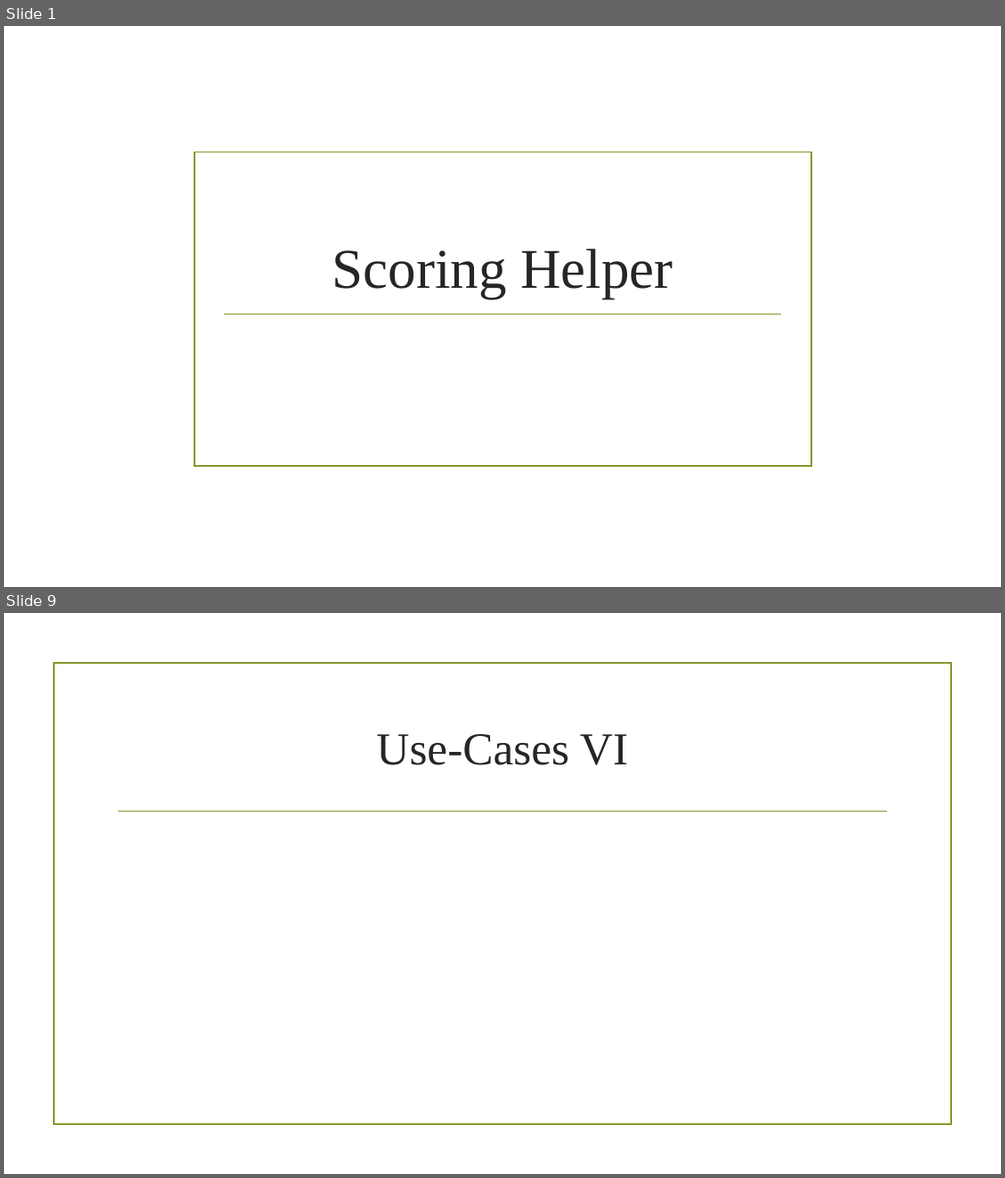
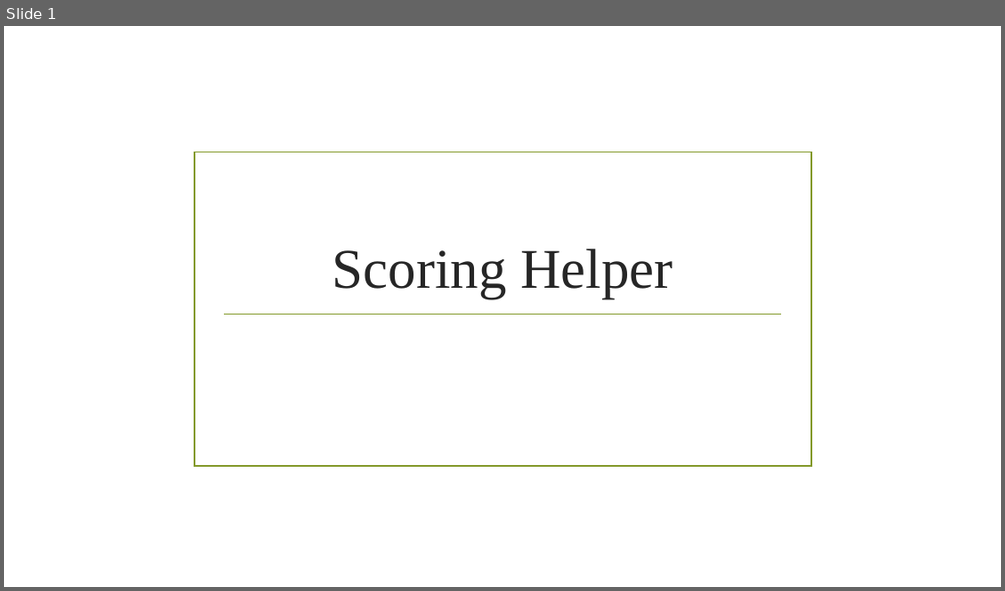
Before and after one commit to UniPayne/RCD-Project, a slide deck: Projektdokumentationen/Projektabgabe/Projektabgabe.pptx. Shown one above the other, each under a label of ours: slides 1 and 9 before the commit, slide 1 after it; the slides between them are not shown. The pictures are 1005x1178 and 1005x591 pixels, drawn with LibreOffice and Linux fonts; fonts in the diff are those of the drawing; background and template pictures are left out. Boxes give left, top, right and bottom in pixels: in the first picture for what was removed or moved away, otherwise in the second. Text is boxed around its words. In the diff, an @@ line names an element or a change of style, - is before the commit and + after.

```diff
--- a/Projektdokumentationen/Projektabgabe/Projektabgabe.pptx
+++ b/Projektdokumentationen/Projektabgabe/Projektabgabe.pptx
@@ slide 9 removed at [4,613,1001,1174], background picture (left out) @@
@@ rectangle removed at [53,663,951,1125] @@
@@ title removed at [376,734,628,765] @@
-Use-Cases VI
@@ line removed from (119, 811) to (887, 811) @@
```
Also in this commit, not shown: 7 slides changed, 3 slides added, 4 other slides removed, 1 other file.
